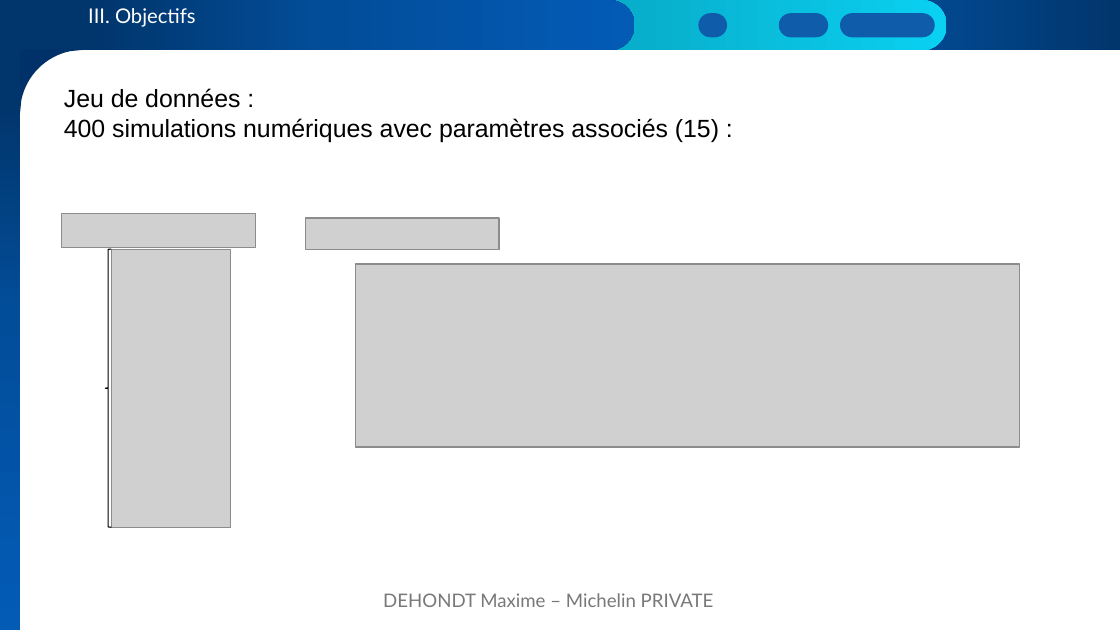
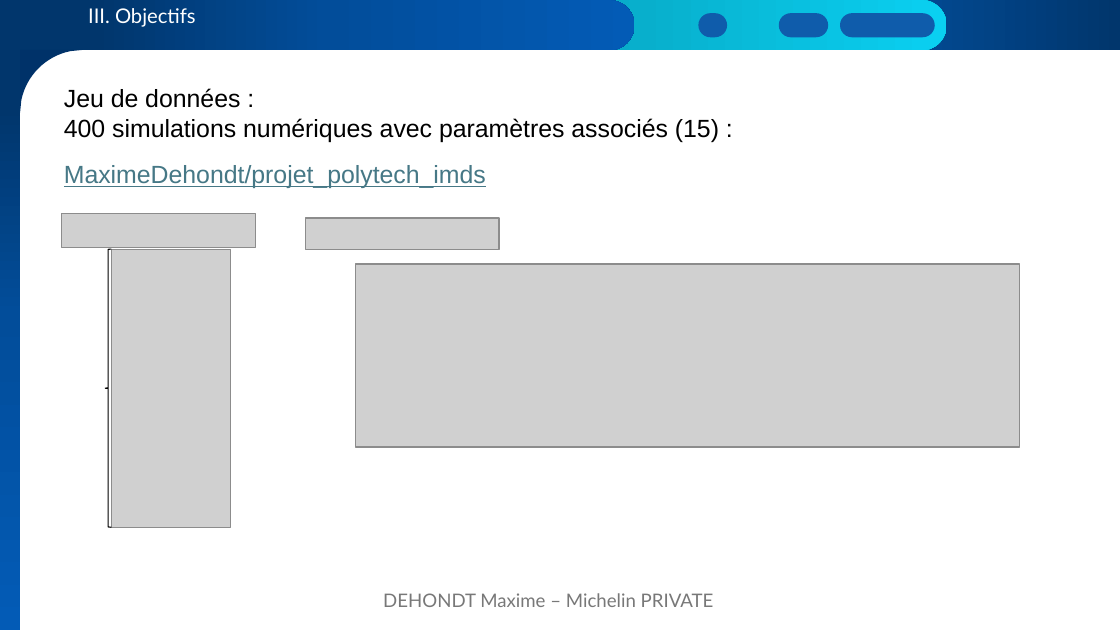
Before and after one commit to MaximeDehondt/projet_polytech_imds, a slide deck: slide 6 of Projet 2026.pptx. Drawn at 1120x630 pixels with LibreOffice and Linux fonts; fonts in the diff are those of the drawing; grey boxes stand for pictures; background and template pictures are left out. Boxes give left, top, right and bottom in pixels: in the first picture for what was removed or moved away, otherwise in the second. Text is boxed around its words. In the diff, an @@ line names an element or a change of style, - is before the commit and + after.

```diff
--- a/Projet 2026.pptx
+++ b/Projet 2026.pptx
@@ text added at bbox=[64, 165, 486, 188], 16 pt, text #467886, underline @@
+MaximeDehondt/projet_polytech_imds
```
